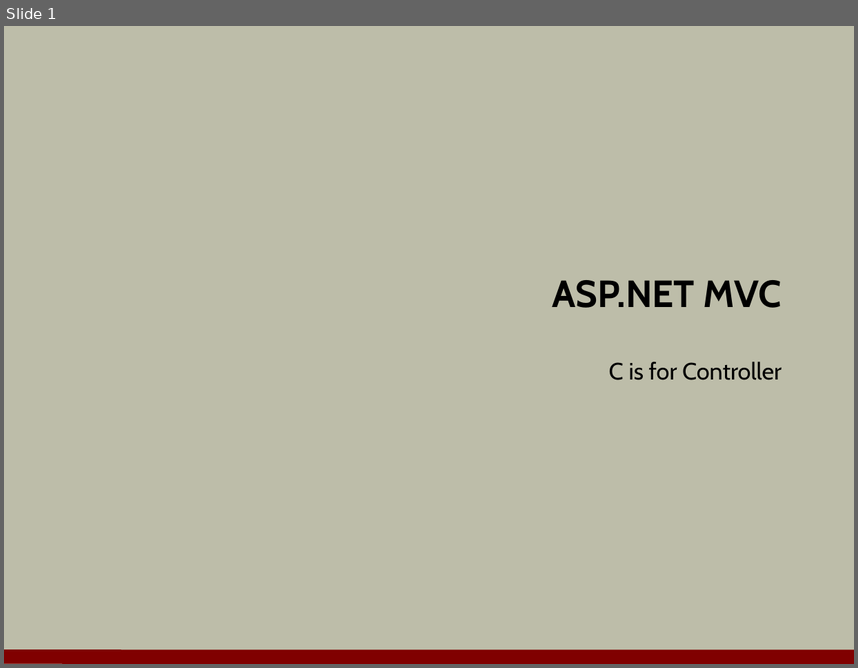
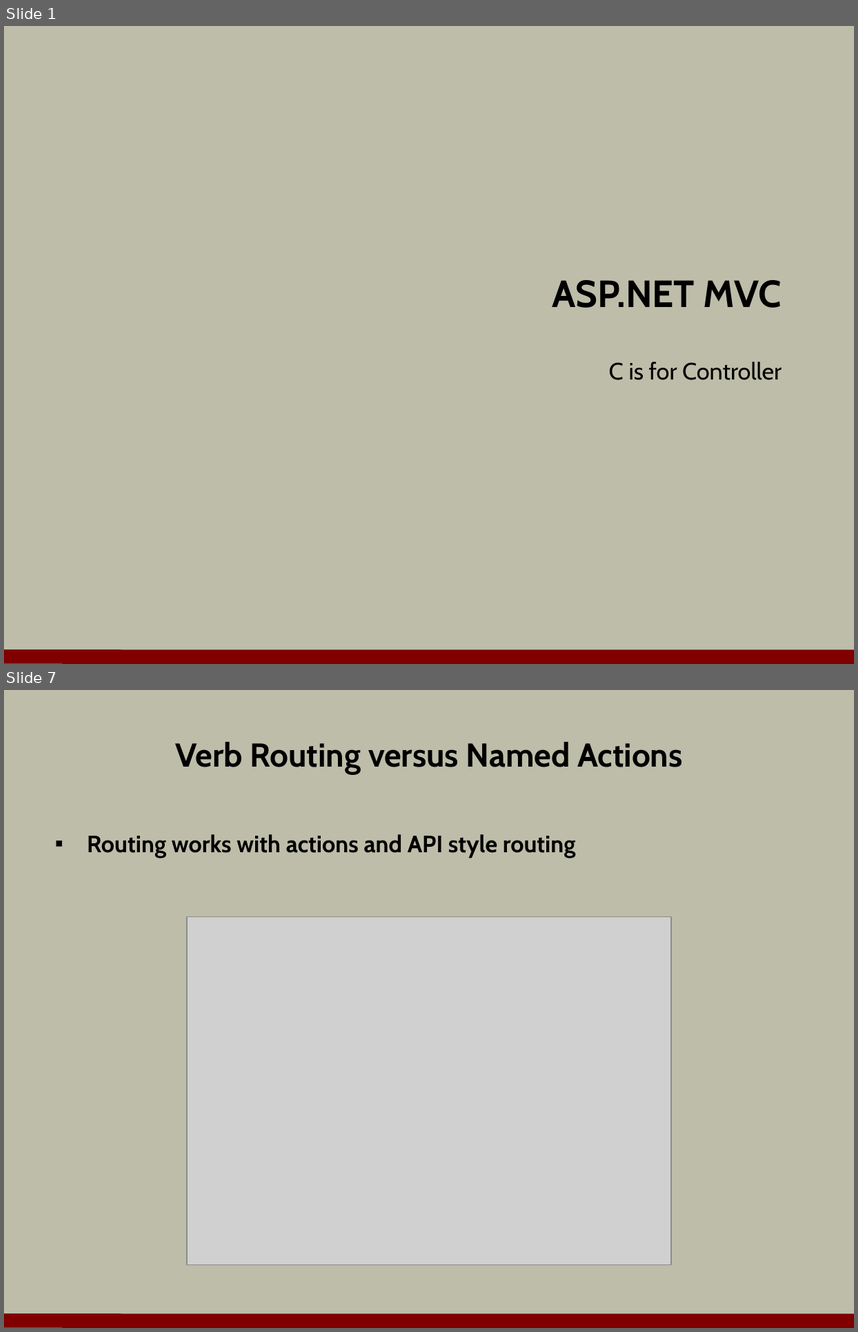
Before and after one commit to OdeToCode/classes, a slide deck: aspnet5/slides/04_Controllers.pptx. Shown one above the other, each under a label of ours: slide 1 before the commit, slides 1 and 7 after it; the slides between them are not shown. The pictures are 858x668 and 858x1332 pixels, drawn with LibreOffice and Linux fonts; fonts in the diff are those of the drawing; grey boxes stand for pictures; background and template pictures are left out. Boxes give left, top, right and bottom in pixels: in the first picture for what was removed or moved away, otherwise in the second. Text is boxed around its words. In the diff, an @@ line names an element or a change of style, - is before the commit and + after.

```diff
--- a/aspnet5/slides/04_Controllers.pptx
+++ b/aspnet5/slides/04_Controllers.pptx
@@ slide 7 added at bbox=[4, 690, 854, 1328], background #BDBDA9; not listed: 1 template element that a slide beside it also shows @@
@@ title added at bbox=[175, 742, 682, 774], 28 pt, text #000000, bold @@
+Verb Routing versus Named Actions
@@ text added at bbox=[87, 834, 576, 858], 20 pt, text #000000, bold @@
+▪ Routing works with actions and API style routing
@@ picture added at bbox=[187, 917, 671, 1265] @@
```
Also in this commit, not shown: 14 other slides added, 1 other file.
